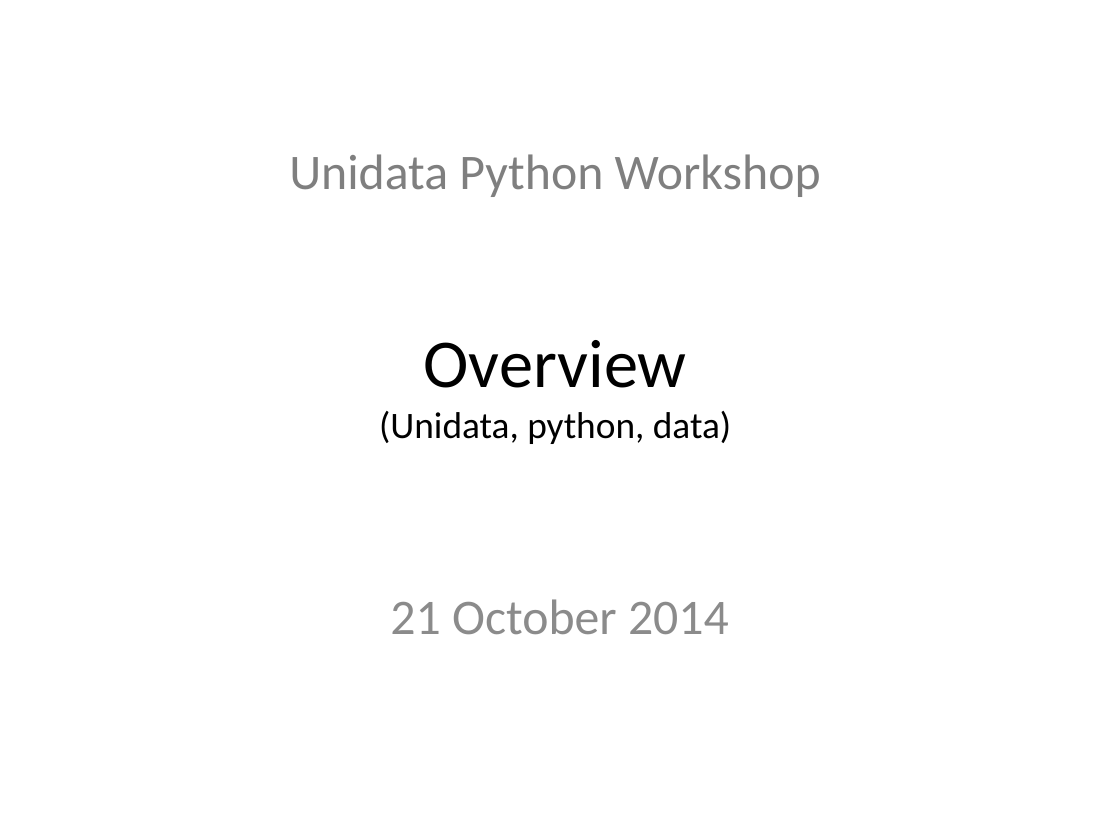
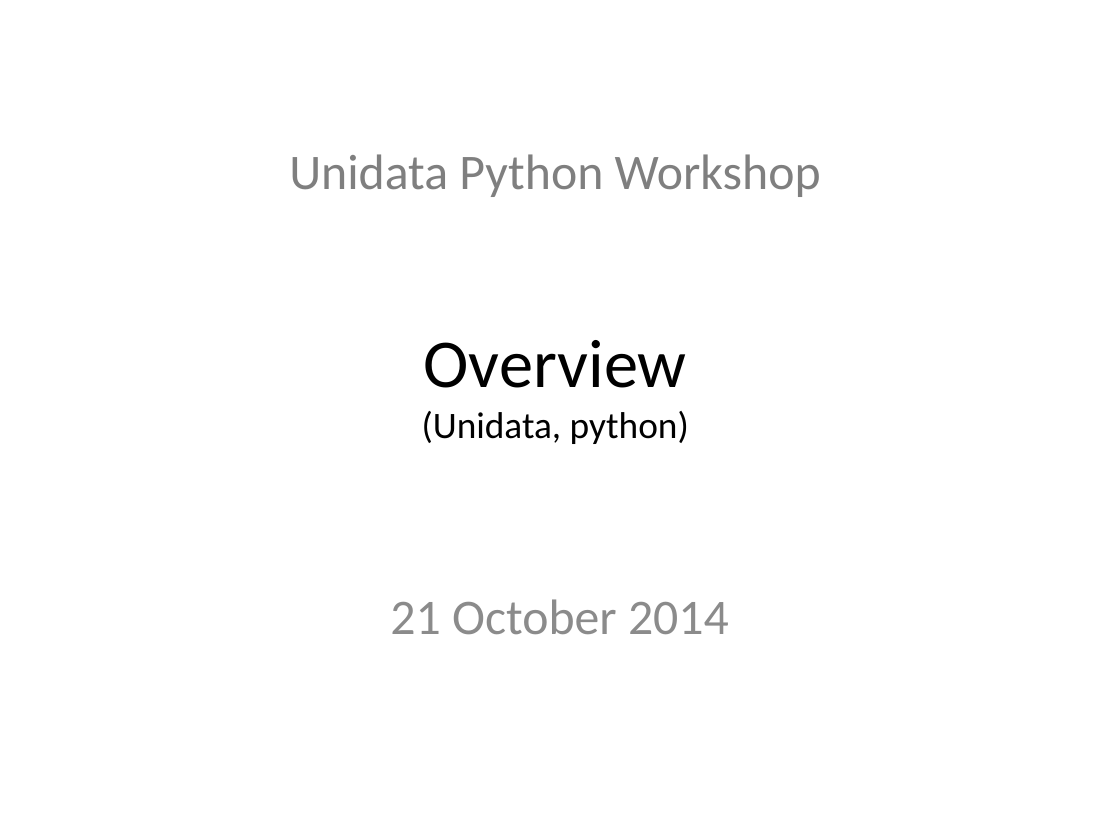
Before and after one commit to Unidata/python-workshop, a slide deck: slide 1 of presentations/Overview.pptx. Drawn at 1120x840 pixels with LibreOffice and Linux fonts; fonts in the diff are those of the drawing; background and template pictures are left out. Boxes give left, top, right and bottom in pixels: in the first picture for what was removed or moved away, otherwise in the second. Text is boxed around its words. In the diff, an @@ line names an element or a change of style, - is before the commit and + after.

Commit message:
Minor changes to overview slides (update Unidata intro slides).

```diff
--- a/presentations/Overview.pptx
+++ b/presentations/Overview.pptx
@@ title at (x1=289, y1=154, x2=821, y2=444): text changed @@
-Unidata Python Workshop
-Overview
-(Unidata, python, data)
+Unidata Python Workshop
+Overview
+(Unidata, python)
```
Also in this commit, not shown: 1 other slide changed, 2 slides added, 1 slide removed, 1 other file.
